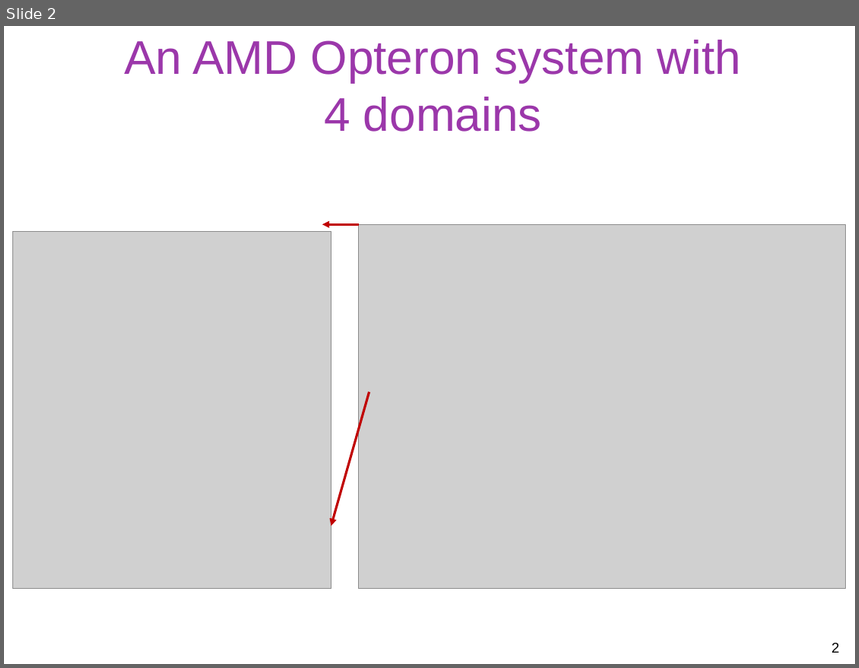
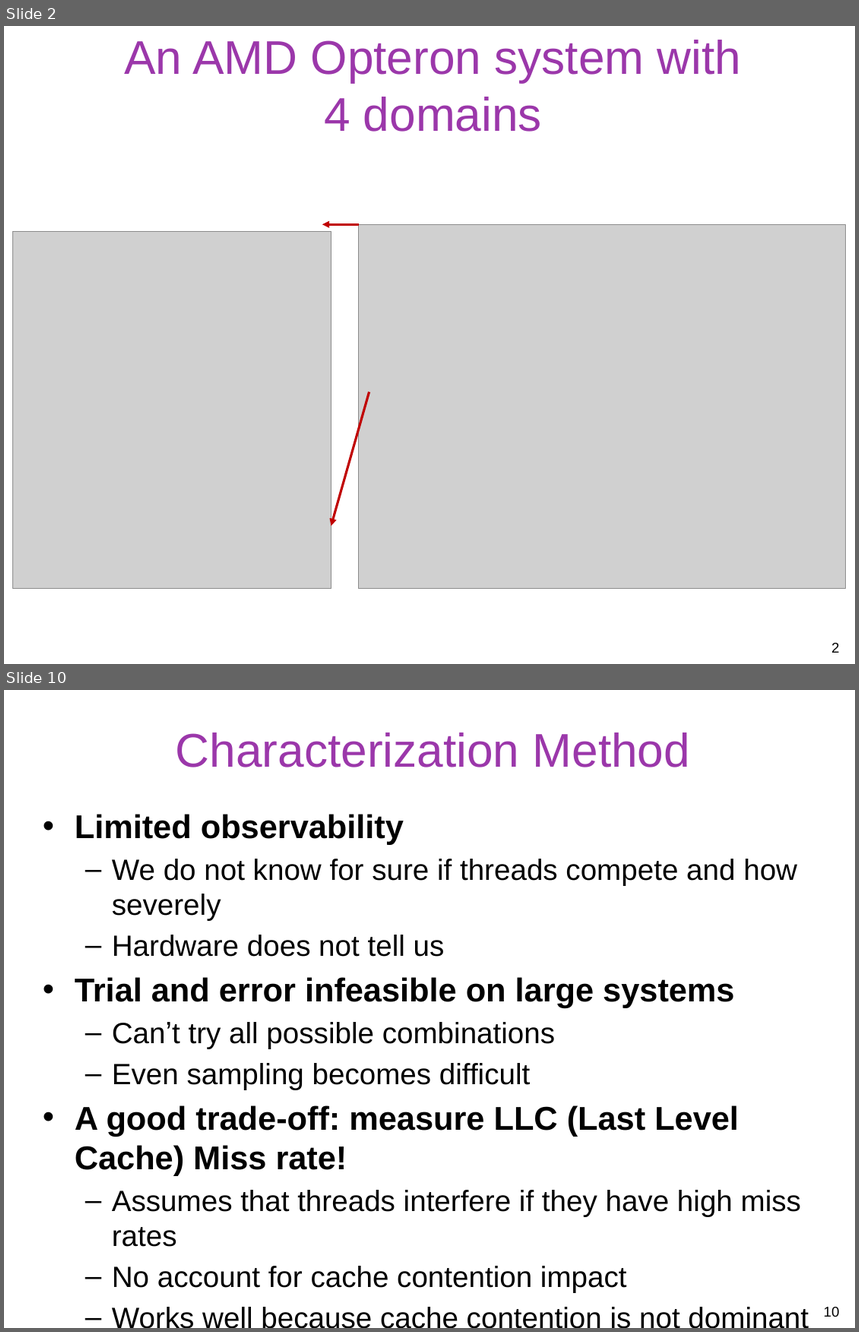
Before and after one commit to gulaoshi/gu.github.io, a slide deck: AdvOS/PPT+papers/blagodurov-ATC11.pptx. Shown one above the other, each under a label of ours: slide 2 before the commit, slides 2 and 10 after it; the slides between them are not shown. The pictures are 859x668 and 859x1332 pixels, drawn with LibreOffice and Linux fonts; fonts in the diff are those of the drawing; grey boxes stand for pictures. Boxes give left, top, right and bottom in pixels: in the first picture for what was removed or moved away, otherwise in the second. Text is boxed around its words. In the diff, an @@ line names an element or a change of style, - is before the commit and + after.

```diff
--- a/AdvOS/PPT+papers/blagodurov-ATC11.pptx
+++ b/AdvOS/PPT+papers/blagodurov-ATC11.pptx
@@ slide 10 added at (4,690,855,1328), background #FFFFFF @@
@@ title added at (176,733,690,768), 40 pt, text #9B37AA @@
+Characterization Method
@@ text added at (75,814,801,1293), 24.8 pt, text #000000 @@
+• Limited observability
+  – We do not know for sure if threads compete and how severely
+  – Hardware does not tell us
+• Trial and error infeasible on large systems
+  – Canʼt try all possible combinations
+  – Even sampling becomes difficult
+• A good trade-off: measure LLC (Last Level Cache) Miss rate!
+  – Assumes that threads interfere if they have high miss rates
+  – No account for cache contention impact
+  – Works well because cache contention is not dominant
@@ page number added at (824,1307,840,1317), 12 pt, text #000000 @@
+10
```
Also in this commit, not shown: 14 other slides added, 2 slides removed, 3 other files.
